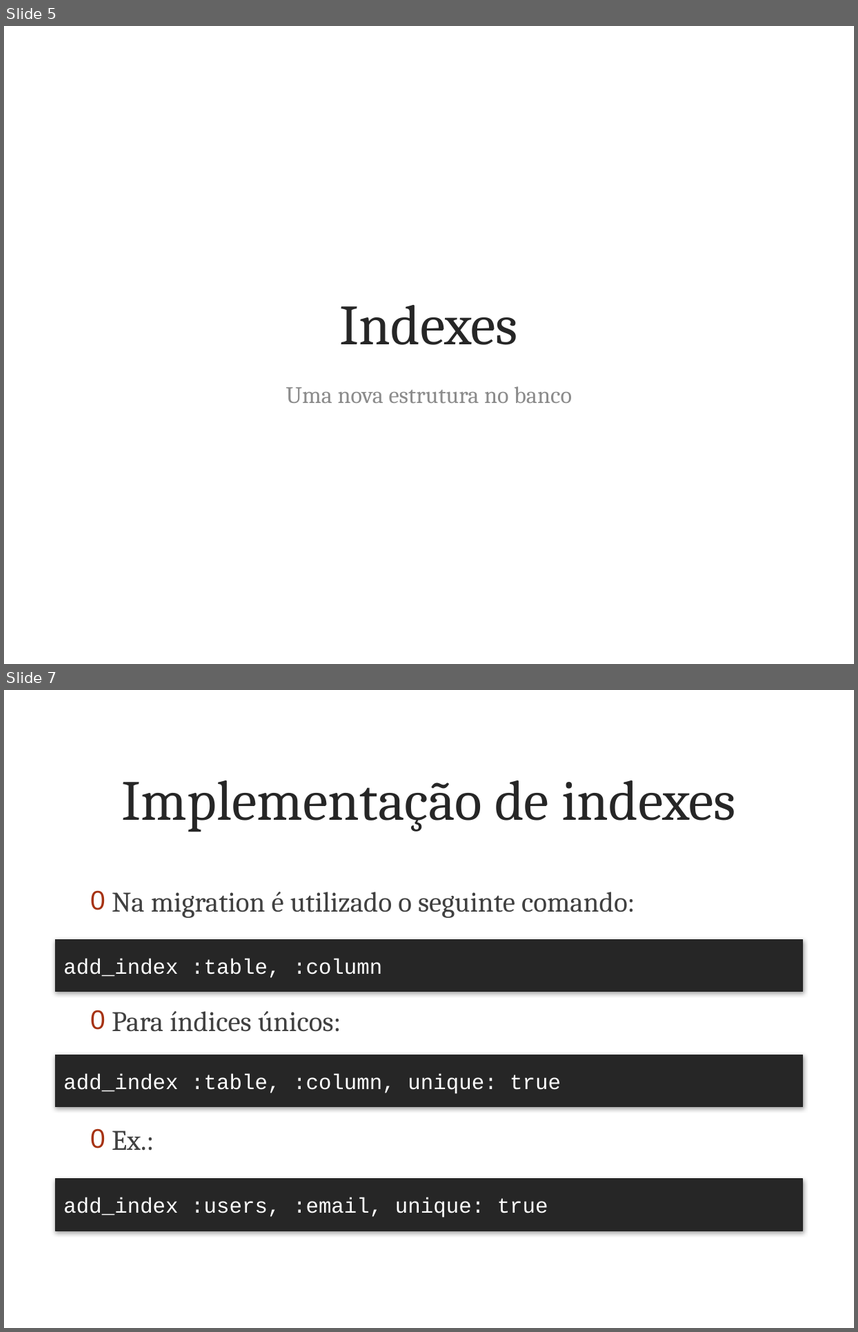
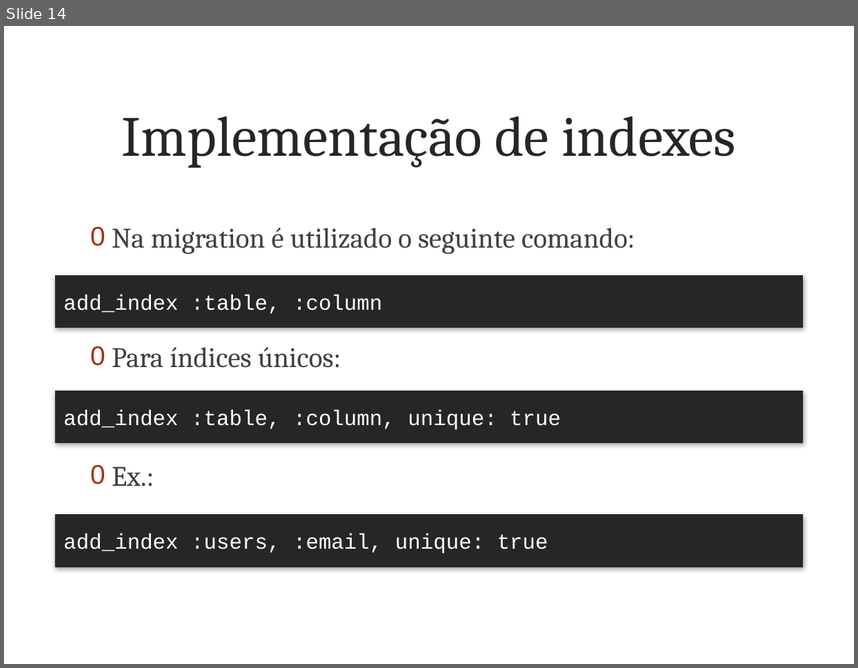
Before and after one commit to marcoafilho/my-last-project, a slide deck: doc/articles/part3/presentation.pptx. Shown one above the other, each under a label of ours: slides 5 and 7 before the commit, slide 14 after it; the slides between them are not shown. The pictures are 858x1332 and 858x668 pixels, drawn with LibreOffice and Linux fonts; fonts in the diff are those of the drawing; background and template pictures are left out. Boxes give left, top, right and bottom in pixels: in the first picture for what was removed or moved away, otherwise in the second. Text is boxed around its words. In the diff, an @@ line names an element or a change of style, - is before the commit and + after.

```diff
--- a/doc/articles/part3/presentation.pptx
+++ b/doc/articles/part3/presentation.pptx
@@ slide 5 removed at bbox=[4, 26, 854, 664], background picture (left out) @@
@@ title removed at bbox=[340, 305, 518, 345] @@
-Indexes
@@ text removed at bbox=[286, 386, 572, 403] @@
-Uma nova estrutura no banco
@@ what was slide 7 is now slide 14 @@
```
Also in this commit, not shown: 1 slide changed, 12 slides added, 4 other slides removed, 39 other files.
